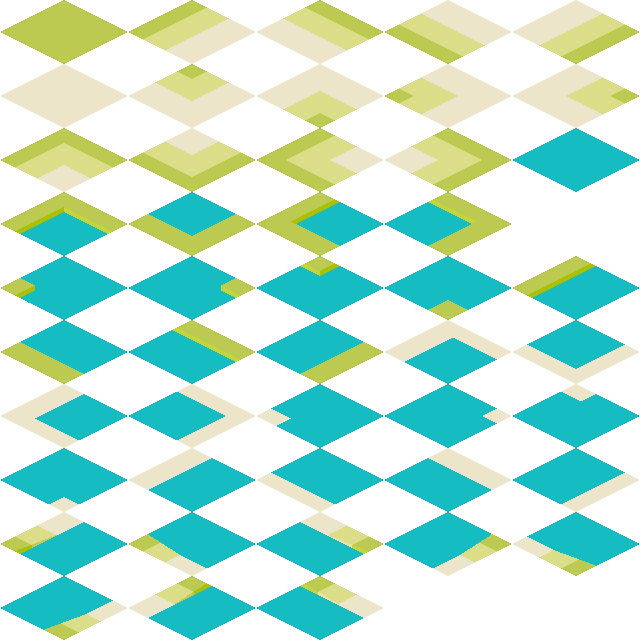
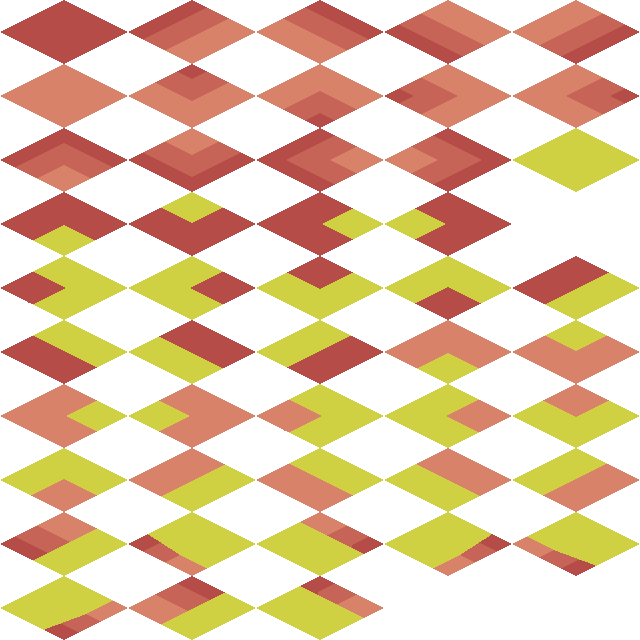
Layers edited between the first and the second 640x640 image:
renamed "sand" to "tiles.png", showed it, opacity 14% → 100%, painted on it over [left=1, top=0, right=639, bottom=640]
removed layer "grass" over [left=1, top=0, right=639, bottom=640]
